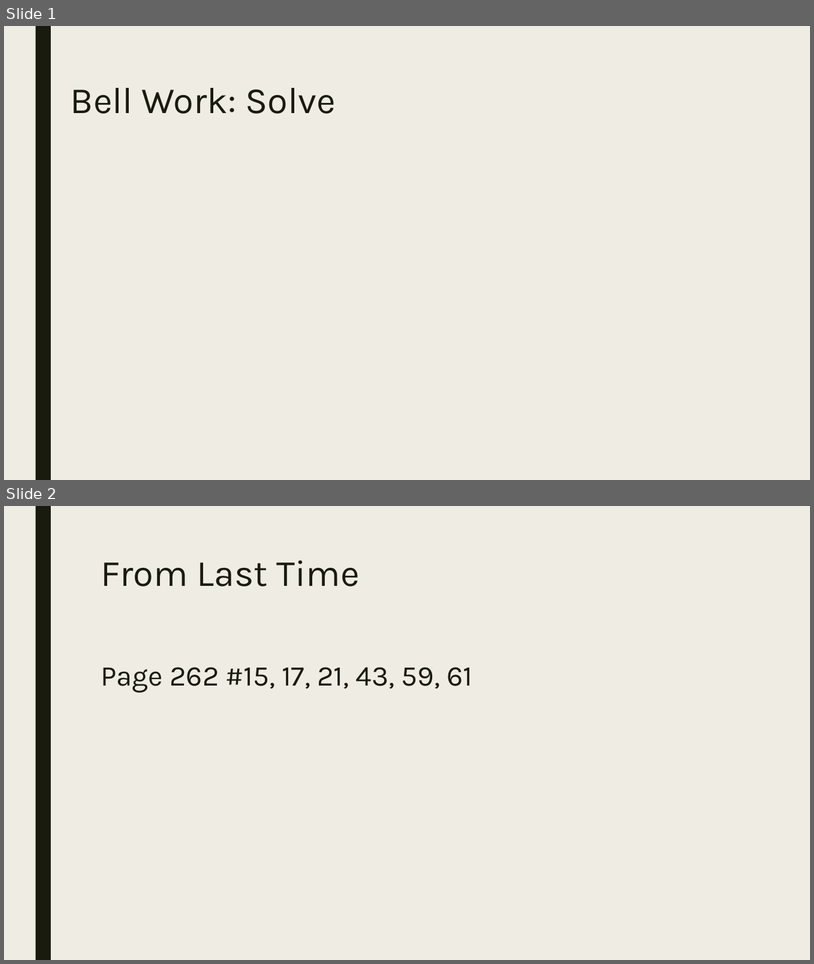
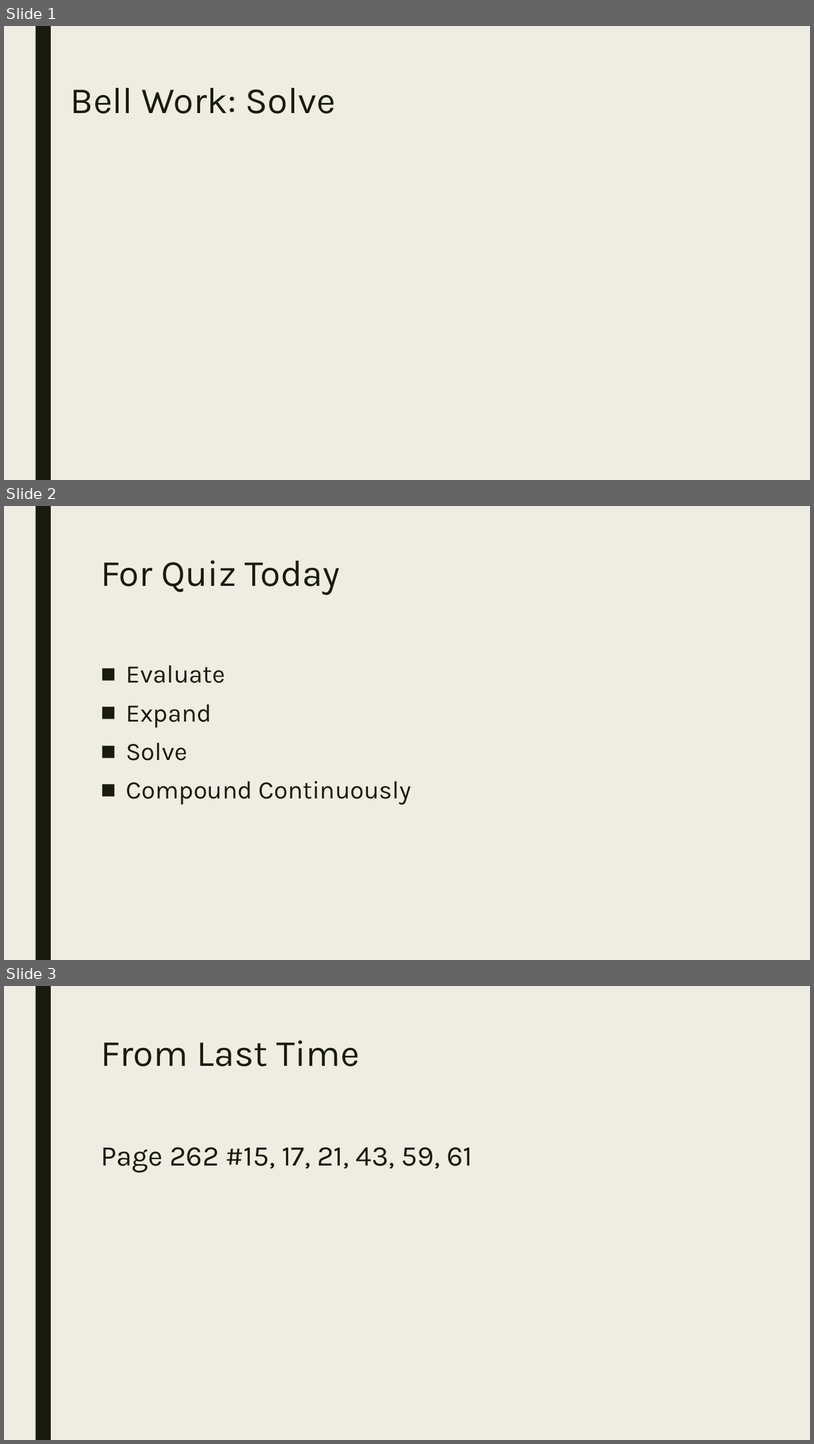
Before and after one commit to codecuddy/algebra_3-4, a slide deck: _PowerPoints/2nd Semester/Unit 9 Logarithms/Algebra_4_Day_078 Quiz and Test Review.pptx. Shown one above the other, each under a label of ours: slides 1 and 2 before the commit, slides 1, 2 and 3 after it. The pictures are 814x964 and 814x1444 pixels, drawn with LibreOffice and Linux fonts; fonts in the diff are those of the drawing; grey boxes stand for pictures. Boxes give left, top, right and bottom in pixels: in the first picture for what was removed or moved away, otherwise in the second. Text is boxed around its words. In the diff, an @@ line names an element or a change of style, - is before the commit and + after.

Commit message:
update quiz

```diff
--- a/_PowerPoints/2nd Semester/Unit 9 Logarithms/Algebra_4_Day_078 Quiz and Test Review.pptx
+++ b/_PowerPoints/2nd Semester/Unit 9 Logarithms/Algebra_4_Day_078 Quiz and Test Review.pptx
@@ slide 2 added at box(4, 506, 810, 960), background #EFEDE3; not listed: 1 template element that a slide beside it also shows @@
@@ title added at box(101, 560, 341, 595), 44 pt, text #191B0E @@
+For Quiz Today
@@ text added at box(126, 665, 411, 805), 30 pt, text #191B0E @@
+■ Evaluate
+■ Expand
+■ Solve
+■ Compound Continuously
@@ what was slide 2 is now slide 3 @@
```
Also in this commit, not shown: 1 slide changed, 2 slides removed, 1 other file.
